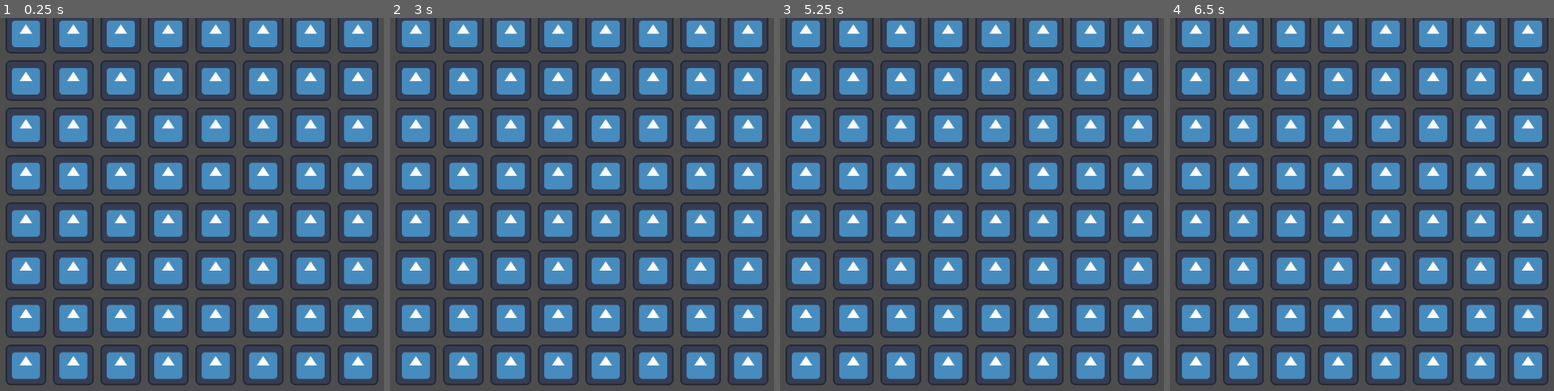
Above: before the commit, frames 1-4 (left to right).
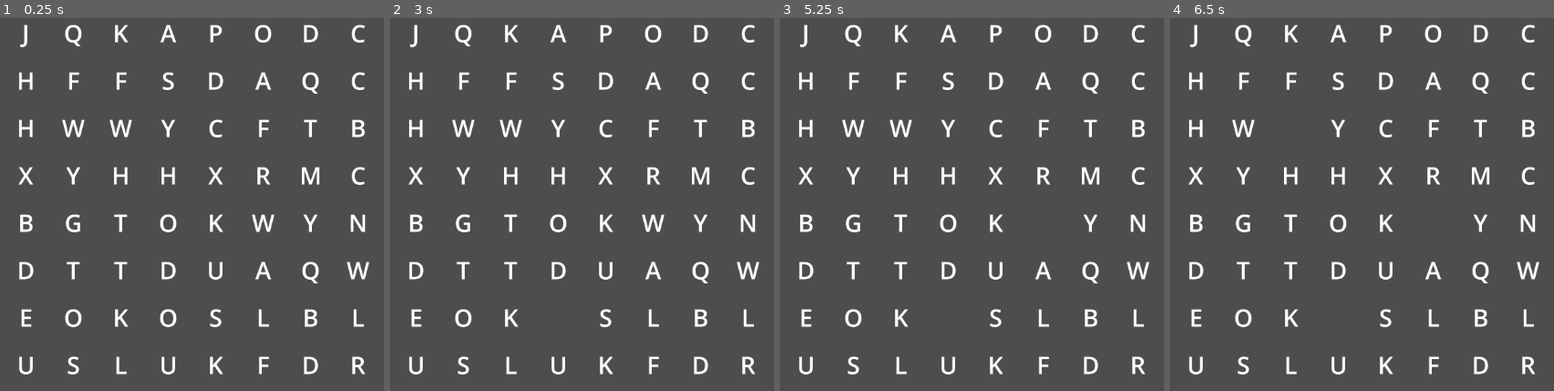
Above: after the commit, the same moments.

Repository: Pixlent/raining-words
Game: Godot game, scene res://scenes/game.tscn
The game is run twice, just before and just after one commit, with the same random seed, the same clock (stepped at 60 frames per second) and the same inputs. The engine's default icon, where the game draws it, is replaced by a stand-in: a white triangle on a blue panel in a dark square.
Inputs (mouse positions are in pixels of both pictures, inside the frame that each line leads up to):
- Up to frame 1 (0.25 s): no input
- Up to frame 2 (3 s): tap Enter at 0.5, 2 s; move the mouse to (766, 200) at 0.52 s; press the mouse at (766, 200) at 0.53 s; tap Space at 1.25, 2.75 s; move the mouse to (459, 241) at 1.27 s; release the mouse at (459, 241) at 1.28 s; click (459, 241) at 1.35 s; move the mouse to (678, 133) at 2.02 s; press the mouse at (678, 133) at 2.03 s; move the mouse to (570, 305) at 2.77 s; release the mouse at (570, 305) at 2.78 s; click (570, 305) at 2.85 s
- Up to frame 3 (5.25 s): tap Enter at 3.5 s; move the mouse to (outside the picture) at 3.52 s; press the mouse at (outside the picture) at 3.53 s; tap Space at 4.25 s; move the mouse to (outside the picture) at 4.27 s; release the mouse at (outside the picture) at 4.28 s; click (outside the picture) at 4.35 s; move the mouse to (1033, 223) at 5.02 s; press the mouse at (1033, 223) at 5.03 s
- Up to frame 4 (6.5 s): move the mouse to (1277, 118) at 5.77 s; release the mouse at (1277, 118) at 5.78 s; click (1277, 118) at 5.85 s

The runs differ from the first frame. In frame 1, 45% of the frame differs, in the area x 1-99%, y 0-99%; in frame 2, 45%; in frame 3, 45%; in frame 4, 45%.
Error before the commit: Parse Error: Expected identifier after "." for attribute access. (res://scripts/tile.gd:7)

Commit message:
feat: add click detection, add random letter generator

Diff:
--- a/project.godot
+++ b/project.godot
@@ -18,3 +18,11 @@
 [autoload]
 
 WordDictionary="*res://scripts/autoload/word_dictionary.gd"
+
+[input]
+
+left_mouse_button={
+"deadzone": 0.5,
+"events": [Object(InputEventMouseButton,"resource_local_to_scene":false,"resource_name":"","device":-1,"window_id":0,"alt_pressed":false,"shift_pressed":false,"ctrl_pressed":false,"meta_pressed":false,"button_mask":0,"position":Vector2(0, 0),"global_position":Vector2(0, 0),"factor":1.0,"button_index":1,"canceled":false,"pressed":false,"double_click":false,"script":null)
+]
+}
--- a/scenes/game.tscn
+++ b/scenes/game.tscn
@@ -1,8 +1,10 @@
-[gd_scene load_steps=2 format=3 uid="uid://cp40irnmbk5ke"]
+[gd_scene load_steps=3 format=3 uid="uid://cp40irnmbk5ke"]
 
+[ext_resource type="Script" path="res://scripts/game.gd" id="1_4f4h2"]
 [ext_resource type="Script" path="res://scripts/grid.gd" id="1_c7na7"]
 
 [node name="Game" type="Node2D"]
+script = ExtResource("1_4f4h2")
 
 [node name="Camera2D" type="Camera2D" parent="."]
 
--- a/scenes/tile.tscn
+++ b/scenes/tile.tscn
@@ -1,14 +1,35 @@
-[gd_scene load_steps=3 format=3 uid="uid://cqrb8phbu5pnd"]
+[gd_scene load_steps=4 format=3 uid="uid://cqrb8phbu5pnd"]
 
 [ext_resource type="Script" path="res://scripts/tile.gd" id="1_ei8l1"]
 [ext_resource type="Texture2D" uid="uid://b2bx61ts0gjjk" path="res://icon.svg" id="1_j3d6o"]
+
+[sub_resource type="LabelSettings" id="LabelSettings_cne5l"]
+font_size = 76
 
 [node name="Tile" type="Node2D"]
 script = ExtResource("1_ei8l1")
 
 [node name="Sprite2D" type="Sprite2D" parent="."]
+visible = false
 texture = ExtResource("1_j3d6o")
 
 [node name="Label" type="Label" parent="."]
-offset_right = 40.0
-offset_bottom = 23.0
+anchors_preset = 8
+anchor_left = 0.5
+anchor_top = 0.5
+anchor_right = 0.5
+anchor_bottom = 0.5
+offset_left = -60.0
+offset_top = -60.0
+offset_right = 60.0
+offset_bottom = 60.0
+grow_horizontal = 2
+grow_vertical = 2
+size_flags_horizontal = 4
+mouse_filter = 1
+text = "A"
+label_settings = SubResource("LabelSettings_cne5l")
+horizontal_alignment = 1
+vertical_alignment = 1
+
+[connection signal="gui_input" from="Label" to="." method="_on_label_gui_input"]
--- /dev/null
+++ b/scripts/game.gd
@@ -0,0 +1,11 @@
+extends Node2D
+
+
+# Called when the node enters the scene tree for the first time.
+func _ready() -> void:
+	pass # Replace with function body.
+
+
+# Called every frame. 'delta' is the elapsed time since the previous frame.
+func _process(delta: float) -> void:
+	pass
--- a/scripts/tile.gd
+++ b/scripts/tile.gd
@@ -2,12 +2,21 @@
 
 @onready var label = $Label
 
+var random := RandomNumberGenerator.new()
+
 # Called when the node enters the scene tree for the first time.
 func _ready():
-	label.text = WordDictionary.
+	label.text = String.chr(random.randi_range(65, 90))
 	pass # Replace with function body.
 
 
 # Called every frame. 'delta' is the elapsed time since the previous frame.
 func _process(delta):
 	pass
+
+
+func _on_label_gui_input(event: InputEvent) -> void:
+	if event.is_action_pressed("left_mouse_button"):
+		print("left_click: " + str(position))
+		queue_free()
+	pass # Replace with function body.
